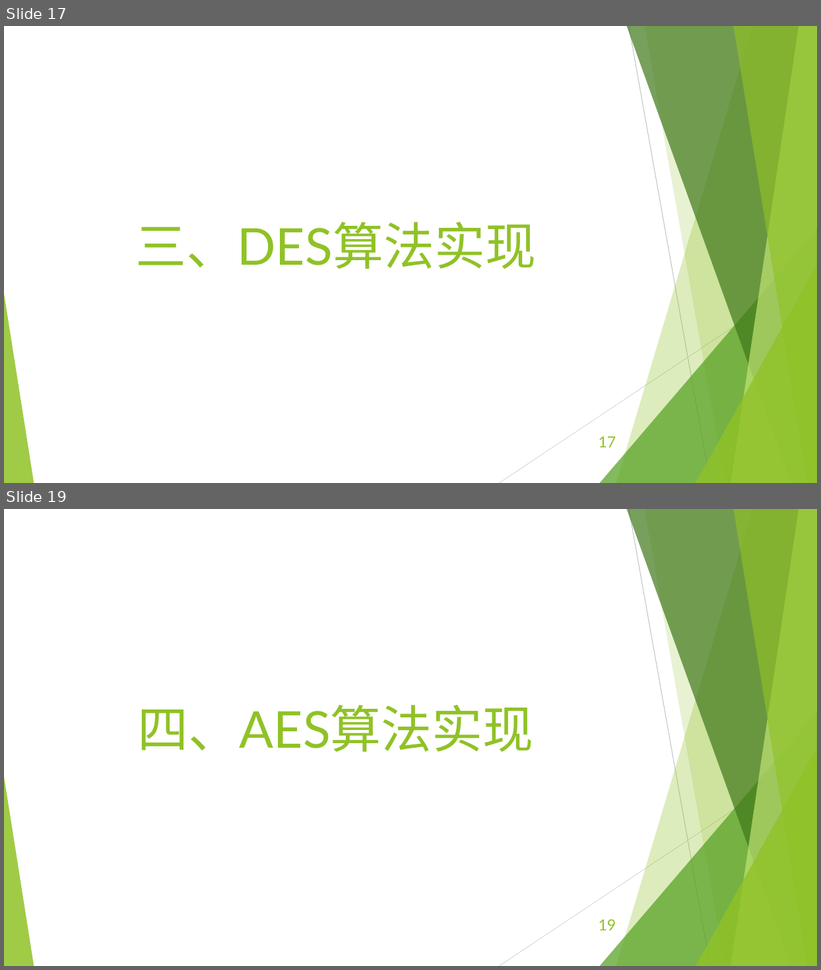
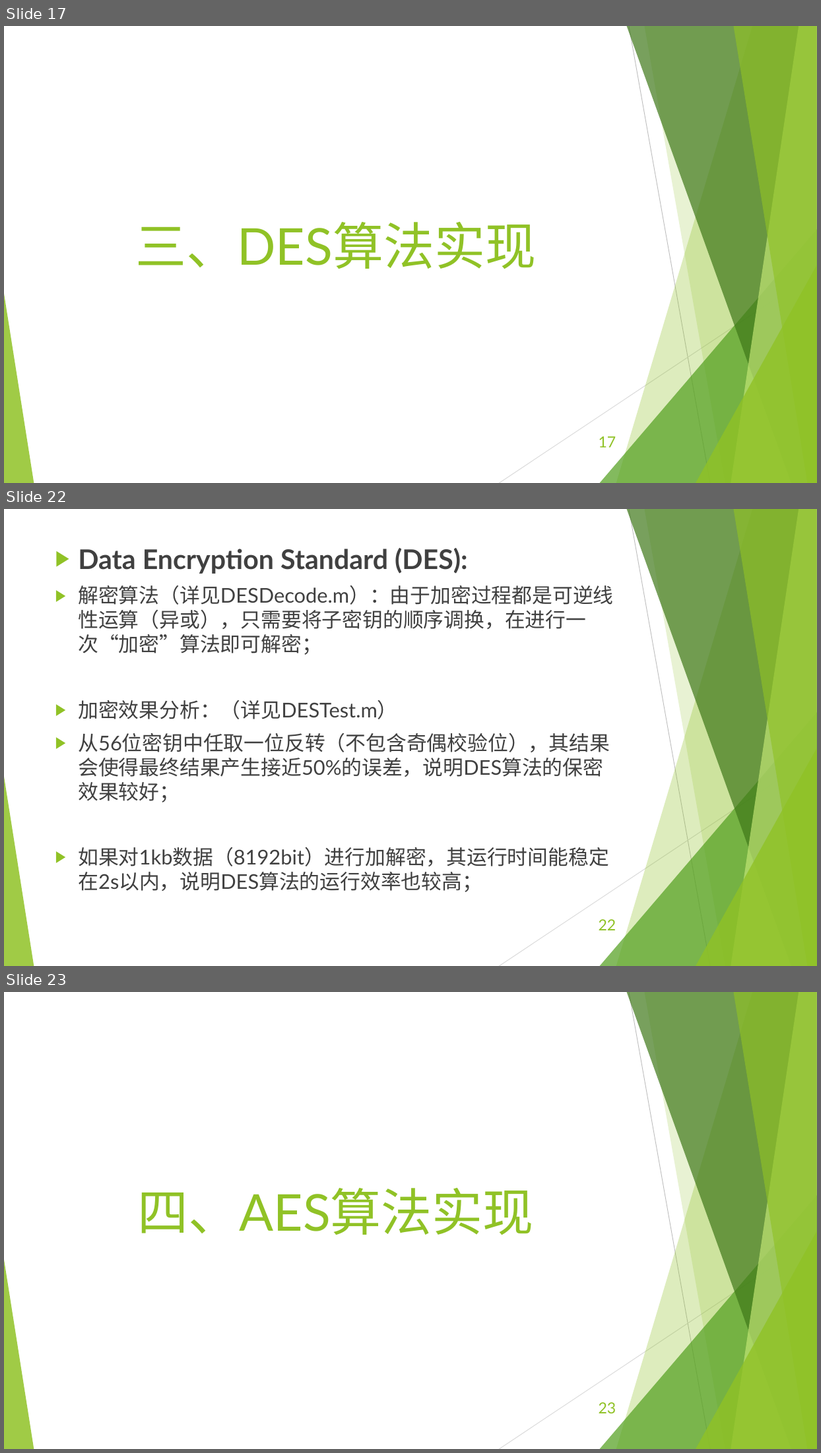
Before and after one commit to EECodingPresentation/project2, a slide deck: 展示报告.pptx. Shown one above the other, each under a label of ours: slides 17 and 19 before the commit, slides 17, 22 and 23 after it; the slides between them are not shown. The pictures are 821x970 and 821x1453 pixels, drawn with LibreOffice and Linux fonts; fonts in the diff are those of the drawing. Boxes give left, top, right and bottom in pixels: in the first picture for what was removed or moved away, otherwise in the second. Text is boxed around its words. In the diff, an @@ line names an element or a change of style, - is before the commit and + after.

```diff
--- a/展示报告.pptx
+++ b/展示报告.pptx
@@ slide 22 added at <box>4,509,817,966</box>, background #FFFFFF; not listed: 10 template elements that a slide beside it also shows @@
@@ text added at <box>78,548,613,892</box>, 24 pt, text #404040 @@
+▶ Data Encryption Standard (DES):
+▶ 解密算法（详见DESDecode.m）：由于加密过程都是可逆线性运算（异或），只需要将子密钥的顺序调换，在进行一次“加密”算法即可解密；
+▶ 加密效果分析：（详见DESTest.m）
+▶ 从56位密钥中任取一位反转（不包含奇偶校验位），其结果会使得最终结果产生接近50%的误差，说明DES算法的保密效果较好；
+▶ 如果对1kb数据（8192bit）进行加解密，其运行时间能稳定在2s以内，说明DES算法的运行效率也较高；
@@ page number added at <box>599,920,616,931</box>, 18 pt, text #90C226 @@
+22
@@ what was slide 19 is now slide 23 @@
@@ page number at <box>599,1403,616,1414</box>: text changed @@
-19
+23
```
Also in this commit, not shown: 4 other slides added, 1 slide removed.
